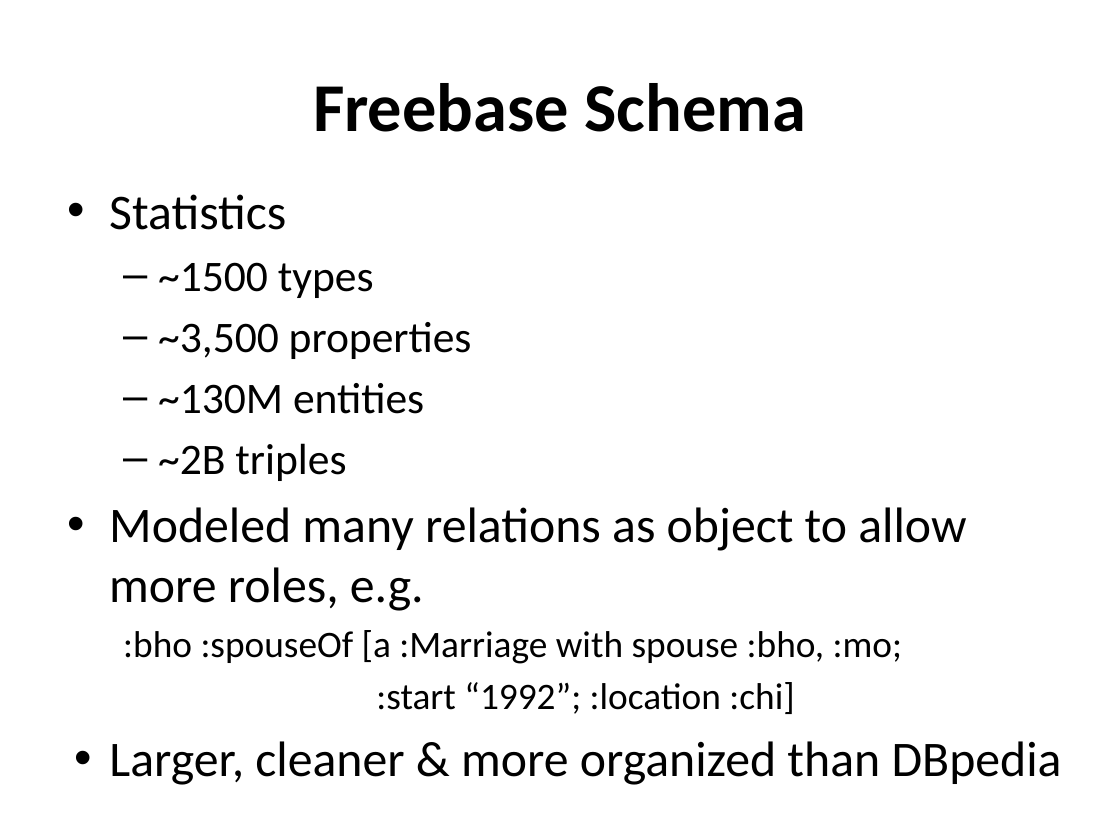
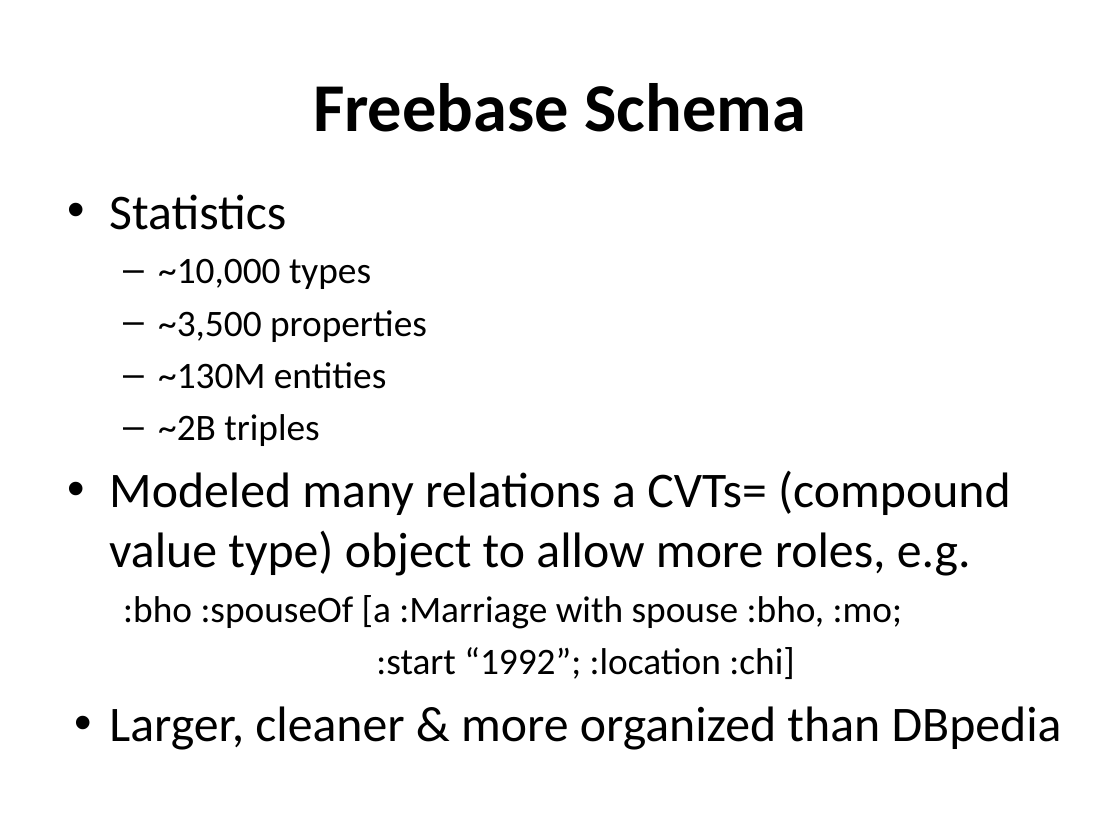
Before and after one commit to UMBC-CMSC-491-691-F19-Knowledge-Graphs/class_material, a slide deck: slide 5 of notes/24_wikidata/freebase.pptx. Drawn at 1120x840 pixels with LibreOffice and Linux fonts; fonts in the diff are those of the drawing. Boxes give left, top, right and bottom in pixels: in the first picture for what was removed or moved away, otherwise in the second. Text is boxed around its words. In the diff, an @@ line names an element or a change of style, - is before the commit and + after.

```diff
--- a/notes/24_wikidata/freebase.pptx
+++ b/notes/24_wikidata/freebase.pptx
@@ text at <box>158,258,371,289</box>: text changed; size 28 to 24 pt @@
-  – ~1500 types
+  – ~10,000 types
@@ text at <box>158,310,427,446</box>: size 28 to 24 pt in "~3,500 properties", "~130M entities", "~2B triples" @@
@@ text at <box>109,471,1011,576</box>: text changed @@
-• Modeled many relations as object to allow more roles, e.g.
+• Modeled many relations a CVTs= (compound value type) object to allow more roles, e.g.
```
Also in this commit, not shown: 6 other slides changed, 4 other files.
